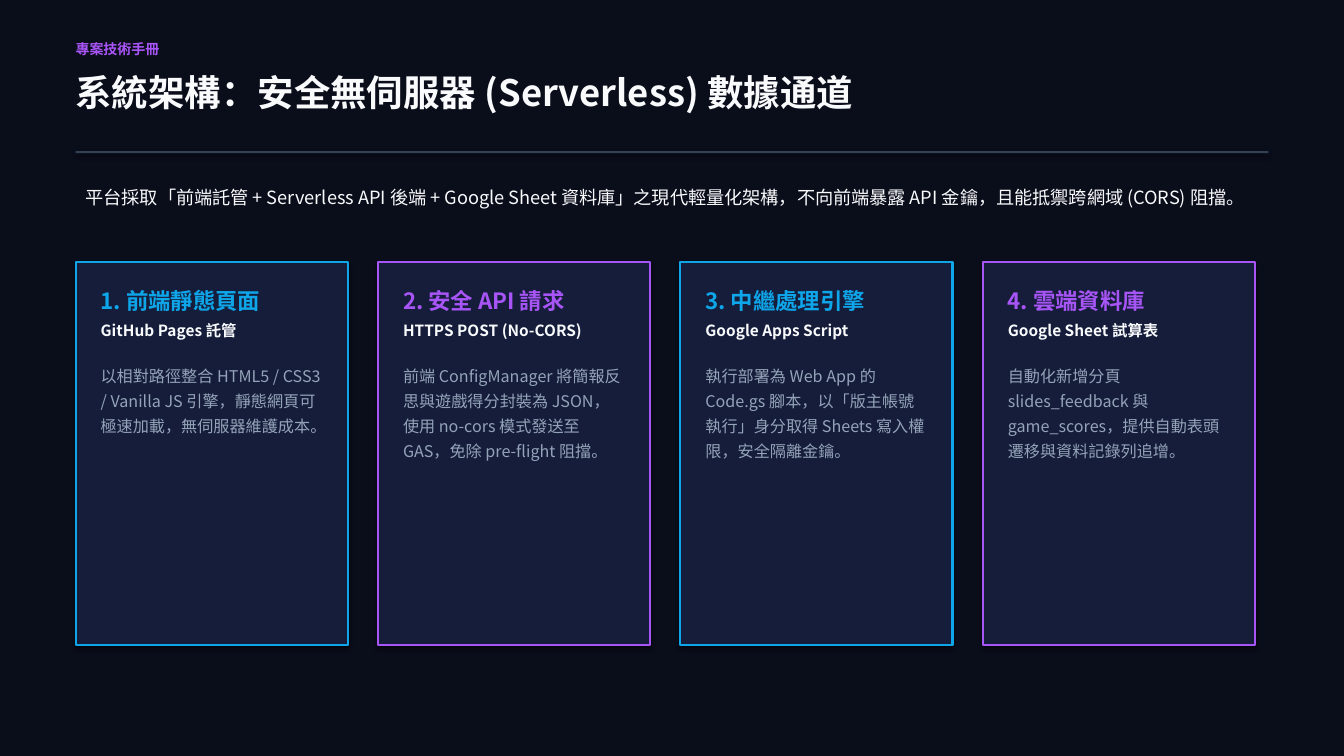
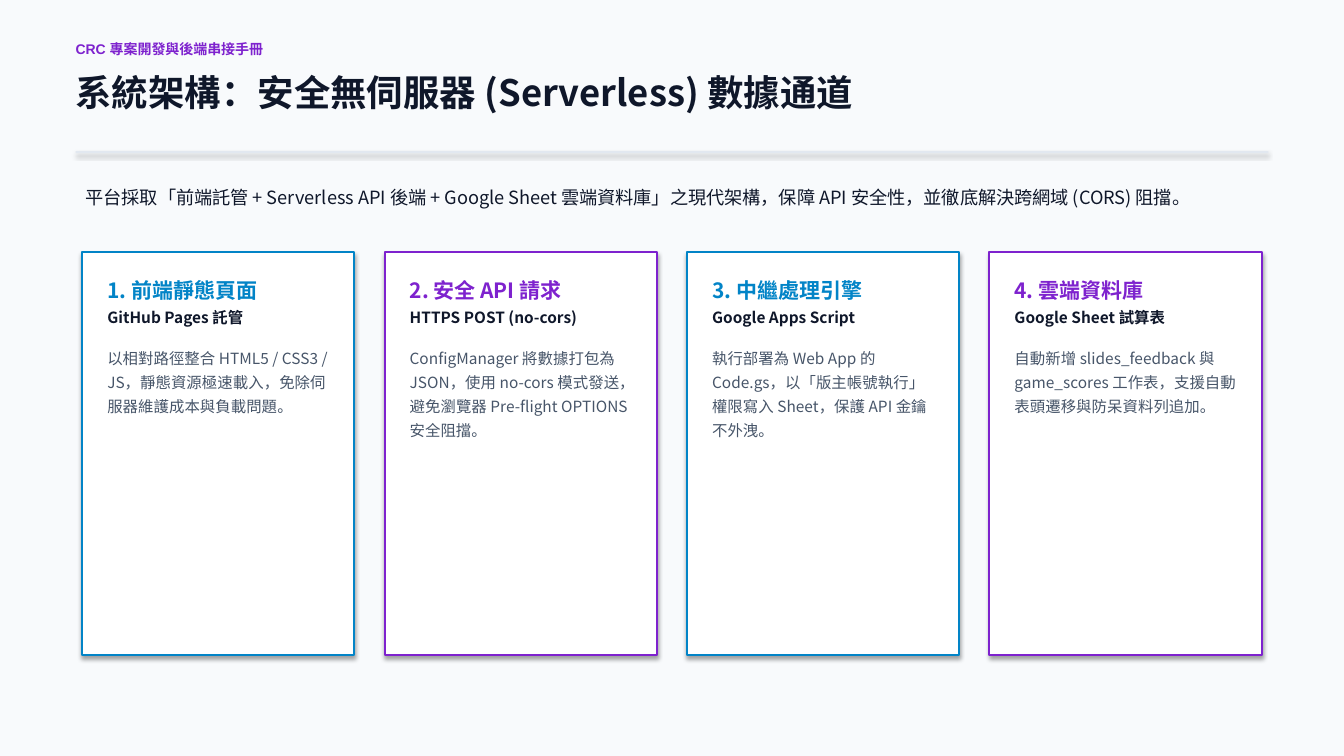
Before and after one commit to mchung2022/CRC2026, a slide deck: slide 3 of CRC_Project_Documentation.pptx. Drawn at 1344x756 pixels with LibreOffice and Linux fonts; fonts in the diff are those of the drawing. Boxes give left, top, right and bottom in pixels: in the first picture for what was removed or moved away, otherwise in the second. Text is boxed around its words. In the diff, an @@ line names an element or a change of style, - is before the commit and + after.

```diff
--- a/CRC_Project_Documentation.pptx
+++ b/CRC_Project_Documentation.pptx
@@ background #0A0D1A to #F8FAFC @@
@@ text at (x1=76, y1=40, x2=264, y2=58): text changed; text colour #A855F7 to #7E22CE @@
-專案技術手冊
+CRC 專案開發與後端串接手冊
@@ text "系統架構：安全無伺服器 (Serverless) 數據通道" at (x1=76, y1=75, x2=854, y2=113): text colour #F8FAFC to #0F172A @@
@@ rectangle at (x1=76, y1=151, x2=1268, y2=153): fill #334155 to #E2E8F0 @@
@@ text at (x1=85, y1=188, x2=1190, y2=209): text changed; text colour #F8FAFC to #0F172A @@
-平台採取「前端託管 + Serverless API 後端 + Google Sheet 資料庫」之現代輕量化架構，不向前端暴露 API 金鑰，且能抵禦跨網域 (CORS) 阻擋。
+平台採取「前端託管 + Serverless API 後端 + Google Sheet 雲端資料庫」之現代架構，保障 API 安全性，並徹底解決跨網域 (CORS) 阻擋。
@@ rectangle resized from (x1=76, y1=262, x2=348, y2=645) to (x1=83, y1=252, x2=355, y2=655) @@
@@ rectangle at (x1=83, y1=252, x2=355, y2=655): fill #151D3B to #FFFFFF; outline #0EA5E9 1.5 pt to #0284C7 1.5 pt @@
@@ rectangle resized from (x1=378, y1=262, x2=650, y2=645) to (x1=385, y1=252, x2=657, y2=655) @@
@@ rectangle at (x1=385, y1=252, x2=657, y2=655): fill #151D3B to #FFFFFF; outline #A855F7 1.5 pt to #7E22CE 1.5 pt @@
@@ rectangle at (x1=688, y1=252, x2=960, y2=655): fill #151D3B to #FFFFFF; outline #0EA5E9 1.5 pt to #0284C7 1.5 pt @@
@@ rectangle resized from (x1=681, y1=262, x2=953, y2=645) to (x1=688, y1=252, x2=960, y2=655) @@
@@ rectangle at (x1=990, y1=252, x2=1262, y2=655): fill #151D3B to #FFFFFF; outline #A855F7 1.5 pt to #7E22CE 1.5 pt @@
@@ rectangle resized from (x1=983, y1=262, x2=1255, y2=645) to (x1=990, y1=252, x2=1262, y2=655) @@
@@ text "1. 前端靜態頁面" moved from (x1=101, y1=290, x2=327, y2=434) to (x1=107, y1=277, x2=325, y2=414) @@
@@ text at (x1=107, y1=277, x2=257, y2=327): size 16 to 15 pt, text colour #0EA5E9 to #0284C7 in "1. 前端靜態頁面"; text colour #F8FAFC to #0F172A in "GitHub Pages 託管"; less space between paragraphs @@
@@ text "2. 安全 API 請求" moved from (x1=403, y1=290, x2=620, y2=461) to (x1=410, y1=280, x2=634, y2=438) @@
@@ text at (x1=410, y1=280, x2=562, y2=300): size 16 to 15 pt, text colour #A855F7 to #7E22CE in "2. 安全 API 請求"; less space between paragraphs @@
@@ text "3. 中繼處理引擎" moved from (x1=705, y1=290, x2=924, y2=459) to (x1=712, y1=280, x2=927, y2=437) @@
@@ text at (x1=712, y1=280, x2=862, y2=327): size 16 to 15 pt, text colour #0EA5E9 to #0284C7 in "3. 中繼處理引擎"; text colour #F8FAFC to #0F172A in "Google Apps Script"; less space between paragraphs @@
@@ text "4. 雲端資料庫" moved from (x1=1008, y1=290, x2=1219, y2=459) to (x1=1014, y1=277, x2=1235, y2=414) @@
@@ text at (x1=1014, y1=277, x2=1165, y2=327): size 16 to 15 pt, text colour #A855F7 to #7E22CE in "4. 雲端資料庫"; text colour #F8FAFC to #0F172A in "Google Sheet 試算表"; less space between paragraphs @@
@@ text at (x1=410, y1=310, x2=634, y2=438): text changed; size 11.5 to 11 pt; text colour #94A3B8 to #475569 @@
-HTTPS POST (No-CORS)
-前端 ConfigManager 將簡報反思與遊戲得分封裝為 JSON，使用 no-cors 模式發送至 GAS，免除 pre-flight 阻擋。
+HTTPS POST (no-cors)
+ConfigManager 將數據打包為 JSON，使用 no-cors 模式發送，避免瀏覽器 Pre-flight OPTIONS 安全阻擋。
@@ text at (x1=107, y1=351, x2=325, y2=414): text changed; size 11.5 to 11 pt; text colour #94A3B8 to #475569 @@
-以相對路徑整合 HTML5 / CSS3 / Vanilla JS 引擎，靜態網頁可極速加載，無伺服器維護成本。
+以相對路徑整合 HTML5 / CSS3 / JS，靜態資源極速載入，免除伺服器維護成本與負載問題。
@@ text at (x1=712, y1=351, x2=927, y2=437): text changed; size 11.5 to 11 pt; text colour #94A3B8 to #475569 @@
-執行部署為 Web App 的 Code.gs 腳本，以「版主帳號執行」身分取得 Sheets 寫入權限，安全隔離金鑰。
+執行部署為 Web App 的 Code.gs，以「版主帳號執行」權限寫入 Sheet，保護 API 金鑰不外洩。
@@ text at (x1=1014, y1=351, x2=1235, y2=414): text changed; size 11.5 to 11 pt; text colour #94A3B8 to #475569 @@
-自動化新增分頁 slides_feedback 與 game_scores，提供自動表頭遷移與資料記錄列追增。
+自動新增 slides_feedback 與 game_scores 工作表，支援自動表頭遷移與防呆資料列追加。
```
Also in this commit, not shown: 8 other slides changed, 1 slide added.
